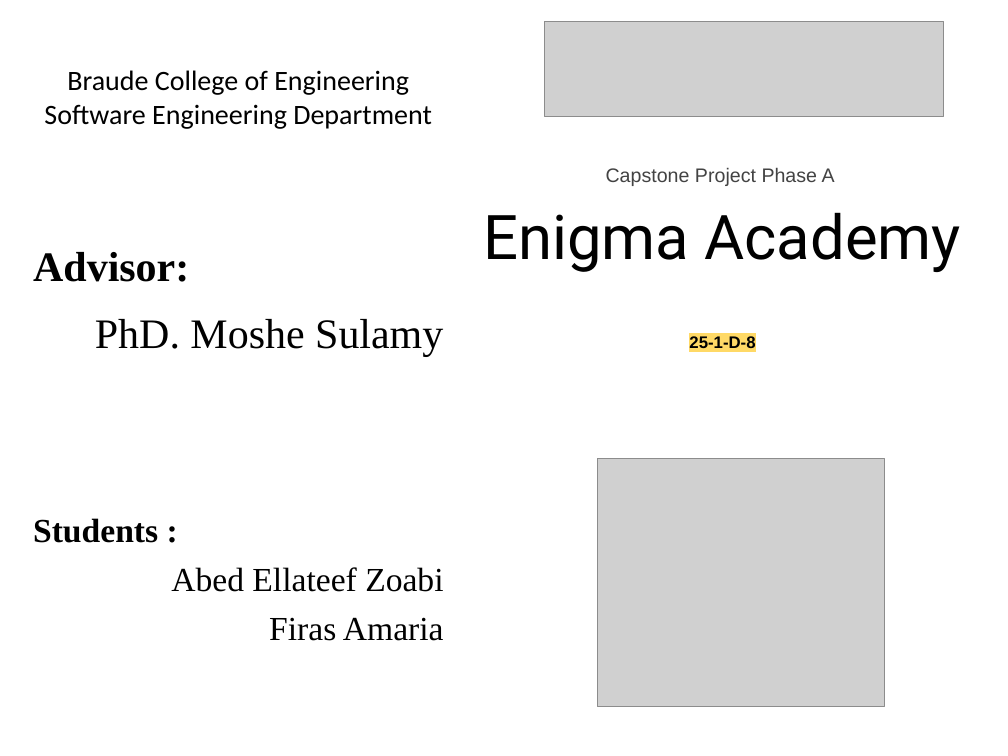
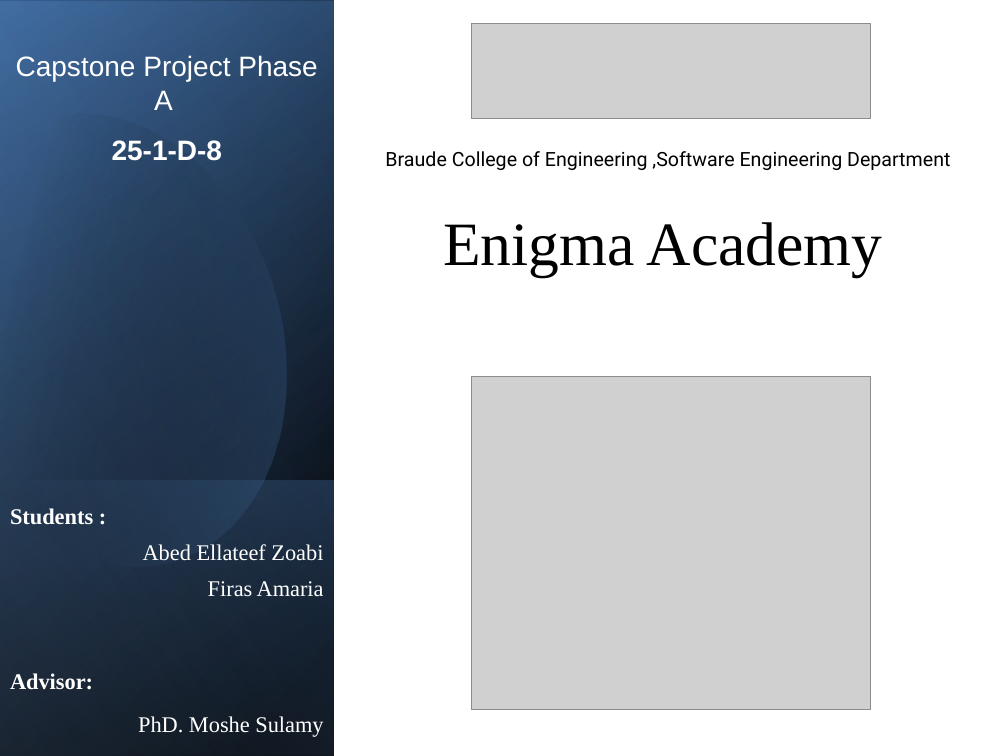
Before and after one commit to Firas-amaria/FinalProject-CryptoGame, a slide deck: slide 1 of Capstone Project Phase A-25-1-D-8.pptx. Drawn at 1008x756 pixels with LibreOffice and Linux fonts; fonts in the diff are those of the drawing; grey boxes stand for pictures. Boxes give left, top, right and bottom in pixels: in the first picture for what was removed or moved away, otherwise in the second. Text is boxed around its words. In the diff, an @@ line names an element or a change of style, - is before the commit and + after.

Commit message:
final changes

```diff
--- a/Capstone Project Phase A-25-1-D-8.pptx
+++ b/Capstone Project Phase A-25-1-D-8.pptx
@@ rectangle added at [0,0,1008,756], fill #FFFFFF @@
@@ rectangle added at [1,0,334,755], fill gradient #000000 to #376092 @@
@@ rectangle added at [1,2,334,756], fill gradient #000000 to #4F81BD @@
@@ rectangle added at [1,0,334,754], fill gradient #000000 to #95B3D7 @@
@@ picture: place and size @@
-picture at [544,21,943,116]
+picture at [471,24,870,119]
@@ text added at [10,55,324,737], 16 pt, text #FFFFFF @@
+Capstone Project Phase A
+25-1-D-8
+Students :
+Abed Ellateef Zoabi
+Firas Amaria
+Advisor:
+PhD. Moshe Sulamy
@@ freeform shape added at [0,71,339,603], fill gradient #000000 to #4F81BD @@
@@ text removed at [33,70,444,641] @@
-Braude College of Engineering Software Engineering Department
-Advisor:
-PhD. Moshe Sulamy
-Students :
-Abed Ellateef Zoabi
-Firas Amaria
@@ text added at [385,151,950,277], 14 pt, text #000000 @@
+Braude College of Engineering ,Software Engineering Department
+Enigma Academy
@@ text removed at [483,167,961,348] @@
-Capstone Project Phase A
-Enigma Academy
-25-1-D-8
@@ picture: place and size @@
-picture at [598,459,884,707]
+picture at [471,377,870,710]
@@ rectangle added at [1,480,334,756], fill gradient #4F81BD to #000000 @@
```
Also in this commit, not shown: 7 other slides changed, 4 slides removed.
